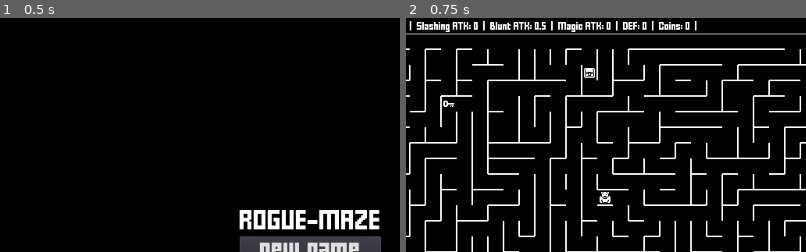
Above: before the commit, frames 1-2 (left to right).
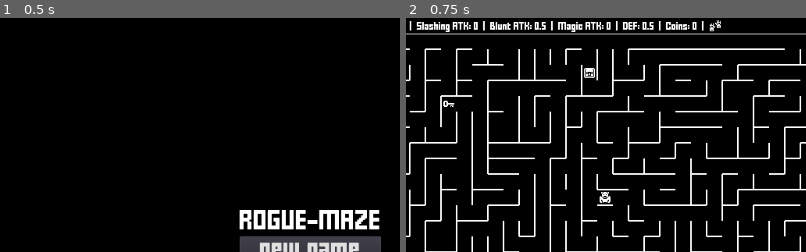
Above: after the commit, the same moments.

Repository: jGonzalezFernandez/rogue-maze
Game: Godot game, scene res://main/main.tscn
Two runs of this game, one before a commit and one after it. Both use one fixed random seed, a clock stepped at 60 frames per second and the inputs below.
Inputs:
- Up to frame 1 (0.5 s): no input
- Up to frame 2 (0.75 s): click "new game" at 0.5 s
The pictures show only the part of the screen within x 11-61%, y 0-50%; the shares and areas given below are measured in that part.

Frame 1 is identical in both runs. In frame 2, 0.3% of the frame differs, in the area x 60-79%, y 0-6%.

Commit message:
Gauntlets added

Diff:
--- a/grid_elements/characters/non_player/enemies/corporeal_enemies/mobile_enemies/bat/bat.gd
+++ b/grid_elements/characters/non_player/enemies/corporeal_enemies/mobile_enemies/bat/bat.gd
@@ -11,7 +11,7 @@
 const MAX_WALK_LENGTH = 10
 const SPEED = 3.0
 const INITIAL_HEALTH = 4
-const ATK = 2
+const ATK = 3
 const SLASHING_DEF = 0
 const BLUNT_DEF = 0
 
--- a/grid_elements/characters/player/player.gd
+++ b/grid_elements/characters/player/player.gd
@@ -18,7 +18,7 @@
 var slashing_atk = 0
 var blunt_atk = 1
 var magic_atk = 0
-var def = 0
+var def = 1
 var coins = 0
 var dash_ability = false
 var teleport_ability = false
--- /dev/null
+++ b/gui_elements/status_bar/items/gauntlets/gauntlets.gd
@@ -0,0 +1,8 @@
+class_name Gauntlets
+extends Item
+
+const GAUNTLETS_TEXTURE_PATH = ResourcePath.ITEMS + "/gauntlets/gauntlets.png"
+const GAUNTLETS_TEXTURE = preload(GAUNTLETS_TEXTURE_PATH)
+
+func _init().(GAUNTLETS_TEXTURE) -> void:
+	pass
--- a/gui_elements/status_bar/status_bar.gd
+++ b/gui_elements/status_bar/status_bar.gd
@@ -1,7 +1,7 @@
 class_name StatusBar
 extends GuiElement
 
-enum Item {SWORD, MACE, WOODEN_SHIELD, CHAINMAIL, BOOTS, AMULET, HEART_CONTAINER, CHAOS_SWORD, HAMMER, SHIELD, RING, CLOAK, BOMB_BAG}
+enum Item {GAUNTLETS, SWORD, MACE, WOODEN_SHIELD, CHAINMAIL, BOOTS, AMULET, HEART_CONTAINER, CHAOS_SWORD, HAMMER, SHIELD, RING, CLOAK, BOMB_BAG}
 
 var character: Character
 var layout_preset: int
--- a/main/main.gd
+++ b/main/main.gd
@@ -55,6 +55,8 @@
 
 	player_status_bar = StatusBar.new(player, Control.PRESET_TOP_LEFT, Vector2(STATUS_BAR_X_OFFSET, STATUS_BAR_Y_OFFSET))
 	add_child(player_status_bar)
+
+	player_status_bar.inventory.add_child(Gauntlets.new()) # to visually represent the initial state of the Player
 
 	new_level()
 	set_enemy_status_bars()
@@ -218,7 +220,7 @@
 			StatusBar.Item.MACE:
 				blunt_weapon = BluntWeapon.new()
 				player_status_bar.inventory.add_child(blunt_weapon)
-				player.blunt_atk = 2
+				player.blunt_atk += 1
 			StatusBar.Item.WOODEN_SHIELD:
 				shield = Shield.new()
 				player_status_bar.inventory.add_child(shield)
@@ -253,7 +255,7 @@
 				player.blunt_atk += 2
 			StatusBar.Item.SHIELD:
 				shield.texture = Shield.SHIELD_TEXTURE
-				player.def += 2
+				player.def += 1
 			StatusBar.Item.RING:
 				ring = Ring.new()
 				player_status_bar.inventory.add_child(ring)
--- a/project.godot
+++ b/project.godot
@@ -113,6 +113,11 @@
 "class": "Fairy",
 "language": "GDScript",
 "path": "res://grid_elements/characters/non_player/allies/fairy/fairy.gd"
+}, {
+"base": "Item",
+"class": "Gauntlets",
+"language": "GDScript",
+"path": "res://gui_elements/status_bar/items/gauntlets/gauntlets.gd"
 }, {
 "base": "Node",
 "class": "GenerationAlgorithm",
@@ -306,6 +311,7 @@
 "Event": "",
 "EvilTwin": "",
 "Fairy": "",
+"Gauntlets": "",
 "GenerationAlgorithm": "",
 "GridElement": "",
 "GuiElement": "",
Binary file added: gui_elements/status_bar/items/gauntlets/gauntlets.png
Not shown, added: gui_elements/status_bar/items/gauntlets/gauntlets.png.import
